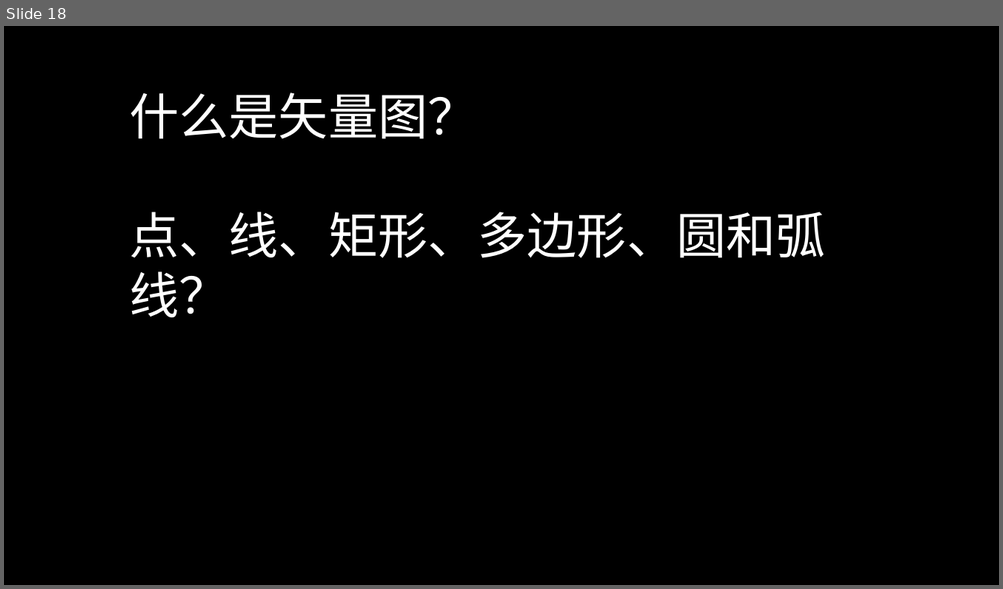
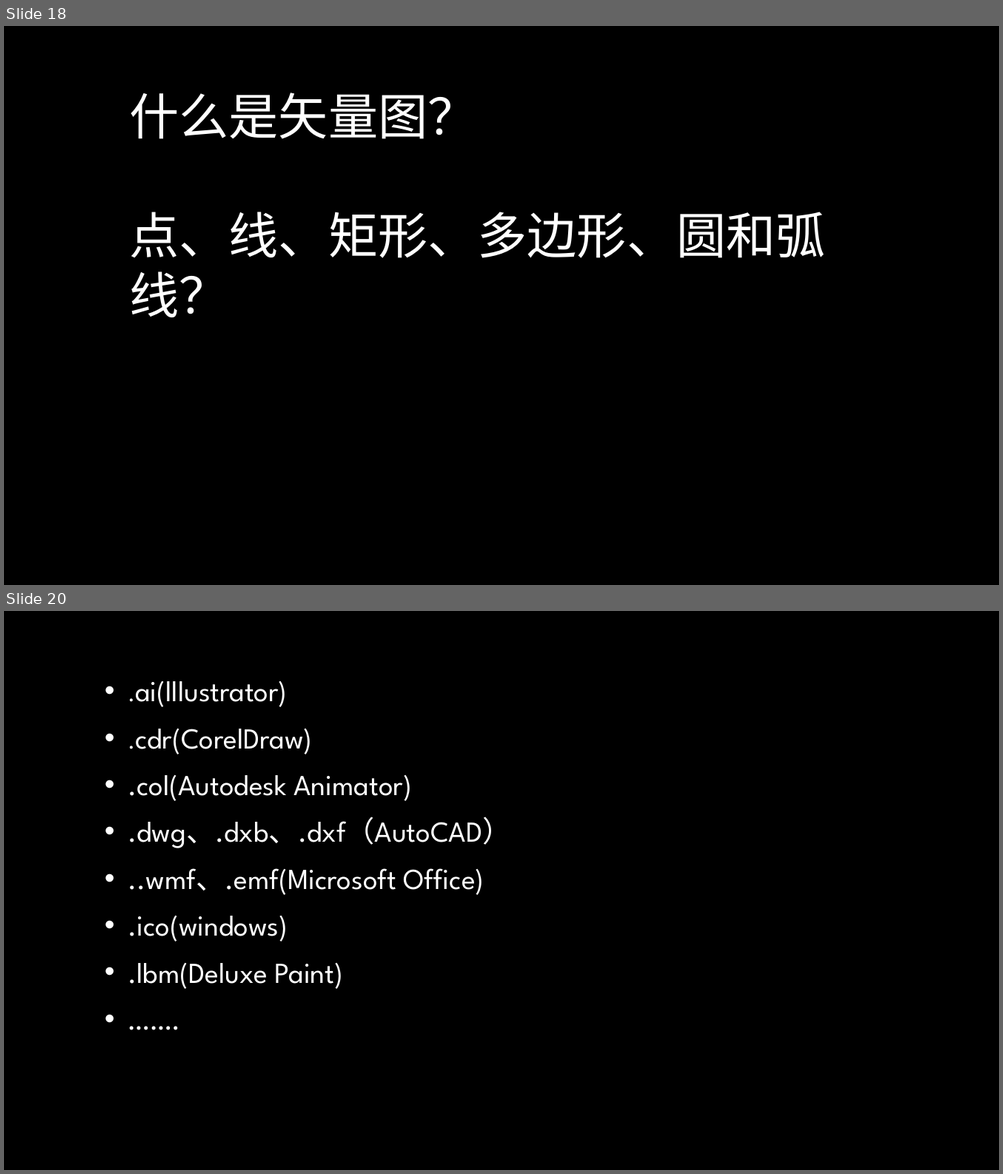
Before and after one commit to TomisTony/Techshare, a slide deck: 初探多媒体.pptx. Shown one above the other, each under a label of ours: slide 18 before the commit, slides 18 and 20 after it; the slides between them are not shown. The pictures are 1003x589 and 1003x1174 pixels, drawn with LibreOffice and Linux fonts; fonts in the diff are those of the drawing; background and template pictures are left out. Boxes give left, top, right and bottom in pixels: in the first picture for what was removed or moved away, otherwise in the second. Text is boxed around its words. In the diff, an @@ line names an element or a change of style, - is before the commit and + after.

```diff
--- a/初探多媒体.pptx
+++ b/初探多媒体.pptx
@@ slide 20 added at box(4, 611, 999, 1170), background picture (left out) @@
@@ text added at box(128, 681, 511, 989), 28 pt, text gradient #FFFFFF to #BFBFBF @@
+• .ai(lllustrator)
+• .cdr(CorelDraw)
+• .col(Autodesk Animator)
+• .dwg、.dxb、.dxf（AutoCAD）
+• ..wmf、.emf(Microsoft Office)
+• .ico(windows)
+• .lbm(Deluxe Paint)
+• …….
```
Also in this commit, not shown: 4 slides changed, 6 other slides added, 6 other files.
